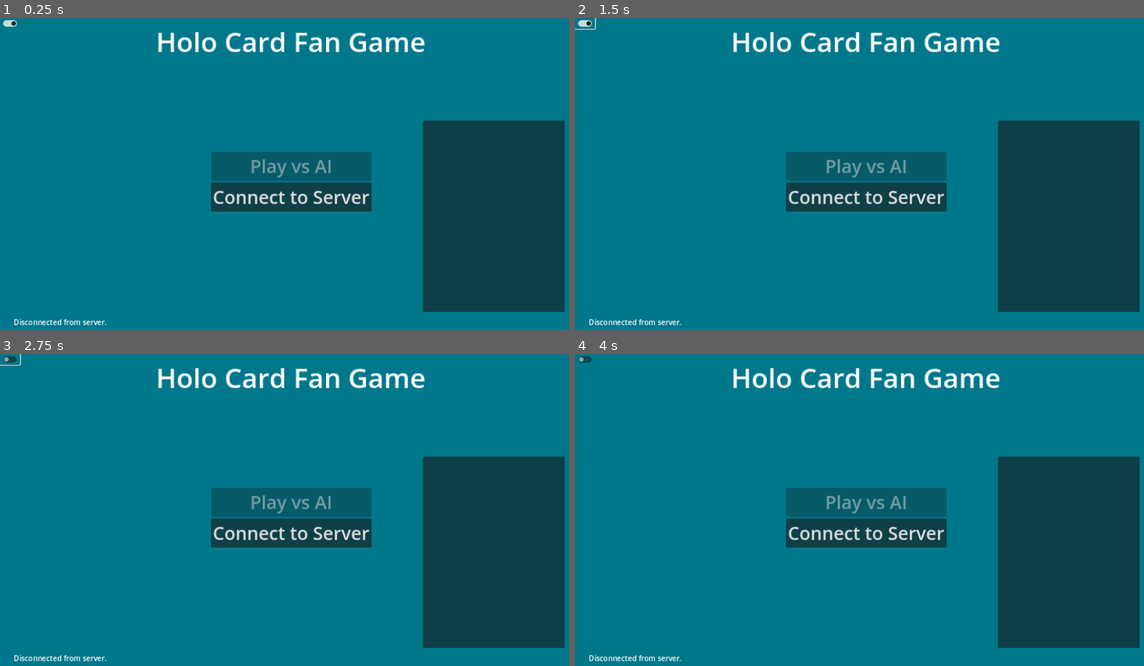
Above: before the commit, frames 1-4 (two rows, left to right).
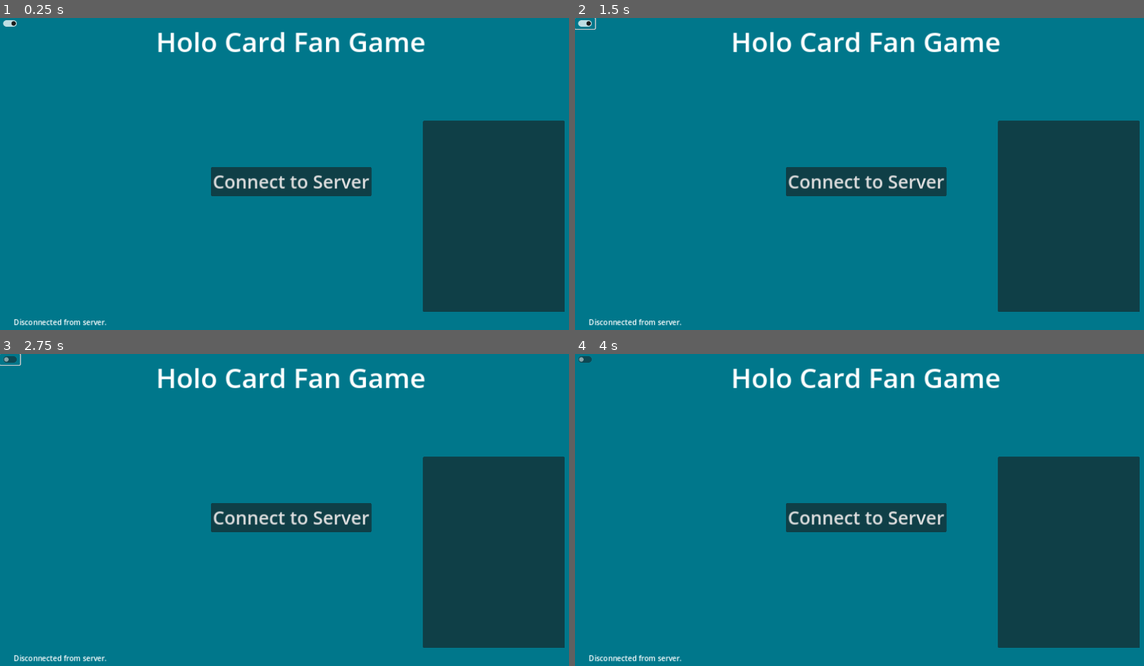
Above: after the commit, the same moments.

Repository: daniel-k-taylor/holocardclient
Game: Godot game, scene res://scenes/main.tscn
Two runs of this game, one before a commit and one after it. Both use one fixed random seed, a clock stepped at 60 frames per second and the inputs below.
Inputs (mouse positions are in pixels of both pictures, inside the frame that each line leads up to):
- Up to frame 1 (0.25 s): no input
- Up to frame 2 (1.5 s): click (586, 24) at 0.5 s; click (586, 24) at 1.25 s
- Up to frame 3 (2.75 s): click (11, 360) at 2 s
- Up to frame 4 (4 s): click "Connect to Server" at 2.75 s; tap Enter at 3.5 s

The runs differ from the first frame. In frame 1, 4.6% of the frame differs, in the area x 37-66%, y 42-63%; in frame 2, 4.6%; in frame 3, 4.6%; in frame 4, 4.6%.

Commit message:
Cleanup and updates for AI

Diff:
--- a/globals/network_manager.gd
+++ b/globals/network_manager.gd
@@ -132,12 +132,12 @@
 
 ### Commands ###
 
-func join_match_queue(queue_name, oshi_id, deck, cheer_deck):
+func join_match_queue(queue, oshi_id, deck, cheer_deck):
 	var message = {
 		"message_type": ClientMessage_JoinMatchmakingQueue,
 		"custom_game": false,
-		"queue_name": queue_name,
-		"game_type": "versus",
+		"queue_name": queue["queue_name"],
+		"game_type": queue["game_type"],
 		"oshi_id": oshi_id,
 		"deck": deck,
 		"cheer_deck": cheer_deck,
--- a/scenes/game/action_menu.gd
+++ b/scenes/game/action_menu.gd
@@ -1,6 +1,6 @@
+class_name ActionMenu
 extends PanelContainer
 
-const MultiChoiceButton = preload("res://scenes/game/multichoicebutton.gd")
 const MultiChoiceButtonScene = preload("res://scenes/game/multichoicebutton.tscn")
 
 @onready var instruction_label : RichTextLabel = $OuterMargin/MainVBox/PanelContainer/InstructionsHBox/InstructionsLabel
--- a/scenes/game/card_base.gd
+++ b/scenes/game/card_base.gd
@@ -1,14 +1,23 @@
+class_name CardBase
 extends Node2D
 
 
 var _card_id
 var _definition_id
-var _selected_graphic_link
+var _selected_graphic_link : CardEntry
 
-func create_card(definition_id, card_id):
+var _cheer : Dictionary = {}
+var damage = 0
+var _card_type
+
+func create_card(definition_id, card_id, card_type):
 	_definition_id = definition_id
 	_card_id = card_id
 	_selected_graphic_link = null
+	_card_type = card_type
+
+func is_holomem_card():
+	return _card_type in ["holomem_debut", "holomem_bloom", "holomem_spot"]
 
 func set_selected(is_selected : bool) -> void:
 	assert(_selected_graphic_link, "This hack expects this to always be set if a card is on the board.")
@@ -19,3 +28,42 @@
 	assert(_selected_graphic_link, "This hack expects this to always be set if a card is on the board.")
 	if _selected_graphic_link:
 		_selected_graphic_link.set_selectable(is_selectable)
+
+func attach_cheer(card_id, colors : Array):
+	_cheer[card_id] = colors
+	_selected_graphic_link.update_stats()
+
+func remove_cheer(card_id):
+	_cheer.erase(card_id)
+	_selected_graphic_link.update_stats()
+
+func add_damage(amount):
+	damage += amount
+	_selected_graphic_link.update_stats()
+
+func remove_damage(amount):
+	damage -= amount
+	_selected_graphic_link.update_stats()
+
+
+func get_cheer_counts():
+	var blue = 0
+	var green = 0
+	var red = 0
+	var white = 0
+	for cheer_id in self._cheer:
+		var colors = _cheer[cheer_id]
+		if "blue" in colors:
+			white += 1
+		if "green" in colors:
+			white += 1
+		if "red" in colors:
+			white += 1
+		if "white" in colors:
+			white += 1
+	return {
+		"blue": blue,
+		"green": green,
+		"red": red,
+		"white": white,
+	}
--- a/scenes/game/card_entry.gd
+++ b/scenes/game/card_entry.gd
@@ -1,8 +1,7 @@
+class_name CardEntry
 extends PanelContainer
 
 signal on_card_pressed(card_id, card_graphic)
-
-const CardBase = preload("res://scenes/game/card_base.gd")
 
 @onready var contents_label = $EntryContents/EntryLabel
 @onready var selection_highlight = $SelectionHighlight
@@ -17,11 +16,20 @@
 	_card = card
 	_card_id = _card._card_id
 	_card._selected_graphic_link = self
-	contents_label.text = get_card_definition_id()
 	selection_button.visible = false
+	self.update_stats()
 
 func clear_data():
 	_card._selected_graphic_link = null
+
+func update_stats():
+	var cheer = _card.get_cheer_counts()
+	var label_text = get_card_definition_id()
+	if _card.is_holomem_card():
+		label_text += "\nDamage %s" % [_card.damage]
+		for cheer_name in cheer:
+			label_text += "\n%s %s" % [cheer_name, cheer[cheer_name]]
+		contents_label.text = label_text
 
 func get_card_id():
 	return _card._card_id
--- a/scenes/game/card_zone.gd
+++ b/scenes/game/card_zone.gd
@@ -1,10 +1,10 @@
+class_name CardZone
 extends PanelContainer
 
 signal on_card_pressed(card_id, card_graphic)
 
 @export var ZoneName = "Unset"
 
-const CardEntry = preload("res://scenes/game/card_entry.gd")
 const CardEntryScene = preload("res://scenes/game/card_entry.tscn")
 
 @onready var zone_contents = $Margin/Layout/ZoneContents
--- a/scenes/game/game.gd
+++ b/scenes/game/game.gd
@@ -1,16 +1,11 @@
+class_name Game
 extends Node2D
 
 signal returning_from_game
 
-const CardZone = preload("res://scenes/game/card_zone.gd")
-const ActionMenu = preload("res://scenes/game/action_menu.gd")
-
-const CardBase = preload("res://scenes/game/card_base.gd")
 const CardBaseScene = preload("res://scenes/game/card_base.tscn")
 
-const StatsGroup = preload("res://scenes/game/stats_group.gd")
-
-@onready var message_box = $MessageHistory
+@onready var message_box : RichTextLabel = $MessageHistory
 @onready var action_menu : ActionMenu = $ActionMenu
 @onready var all_cards : Node2D = $AllCards
 
@@ -302,11 +297,17 @@
 func _append_to_messages(message):
 	message_box.text += "\n" + message
 
+
 func _get_card_definition_id(card_id):
 	for key in all_cards_map:
 		if key == card_id:
 			return all_cards_map[key]
 	return null
+
+func _get_card_colors(card_id):
+	var definition_id = _get_card_definition_id(card_id)
+	var card = CardDatabase.get_card(definition_id)
+	return card["colors"]
 
 func _update_player_stats(player, stats_group):
 	var stats_info = {
@@ -335,17 +336,22 @@
 func create_card(card_id : String, definition_id_for_oshi : String = "") -> CardBase:
 	assert(card_id != "HIDDEN")
 	var definition_id = definition_id_for_oshi
-	if not definition_id:
+	var card_type = "oshi"
+	if definition_id_for_oshi:
+		definition_id = "oshi"
+	else:
 		definition_id = _get_card_definition_id(card_id)
+		var definition = CardDatabase.get_card(definition_id)
+		card_type = definition["card_type"]
 	var new_card : CardBase = CardBaseScene.instantiate()
-	new_card.create_card(definition_id, card_id)
+	new_card.create_card(definition_id, card_id, card_type)
 	all_cards.add_child(new_card)
 	return new_card
 
 func destroy_card(card : CardBase) -> void:
 	all_cards.remove_child(card)
 
-func find_card_on_board(card_id : String):
+func find_card_on_board(card_id : String) -> CardBase:
 	for card in all_cards.get_children():
 		if card._card_id == card_id:
 			return card
@@ -452,7 +458,7 @@
 			# Pressed ok and a mem is selected.
 			# Next select backstagers.
 			initial_placement_state["center"] = selected_cards[0]._card_id
-			do_move_cards(me, "hand", "center", [selected_cards[0]._card_id])
+			do_move_cards(me, "hand", "center", "", [selected_cards[0]._card_id])
 			var backstage_options = me.get_card_ids_in_hand(["holomem_debut", "holomem_spot"])
 			backstage_options.erase(initial_placement_state["center"])
 			_begin_card_selection(backstage_options, 0, 5)
@@ -466,7 +472,7 @@
 				for card in selected_cards:
 					initial_placement_state["backstage"].append(card._card_id)
 				submit_initial_placement(initial_placement_state)
-				do_move_cards(me, "hand", "backstage", initial_placement_state["backstage"])
+				do_move_cards(me, "hand", "backstage", "", initial_placement_state["backstage"])
 				_change_ui_phase(UIPhase.UIPhase_WaitingOnServer)
 			)
 		)
@@ -496,15 +502,23 @@
 	for info in placement_info:
 		var active_player = get_player(info["player_id"])
 		var oshi_id = info["oshi_id"]
-		#center_card_id
-		#backstage_card_ids
-		#hand_count
+		var center_card_id = info["center_card_id"]
+		var backstage_card_ids = info["backstage_card_ids"]
+		var hand_count = info["hand_count"]
 		var cheer_deck_count = info["cheer_deck_count"]
 		var life_count = info["life_count"]
 
+		if not active_player.is_me():
+			# Local player is done on initial placement
+			do_move_cards(active_player, "hand", "center", "", [center_card_id])
+			do_move_cards(active_player, "hand", "backstage", "", backstage_card_ids)
+			# TODO: Fix later, but hand count was updated in placement
+			active_player.hand_count += (1 + len(backstage_card_ids))
 		active_player.set_oshi(oshi_id)
 		active_player.set_starting_cheer(cheer_deck_count)
 		active_player.set_starting_life(life_count)
+		print("Mine: %s  Info: %s" % [active_player.hand_count, hand_count])
+		assert(active_player.hand_count == hand_count)
 
 
 func _on_move_card_event(event_data):
@@ -512,13 +526,13 @@
 	var from_zone = event_data["from_zone"]
 	var to_zone = event_data["to_zone"]
 	var zone_card_id = ""
-	if zone_card_id in event_data:
+	if "zone_card_id" in event_data:
 		zone_card_id = event_data["zone_card_id"]
 	var card_id = event_data["card_id"]
 
-	do_move_cards(active_player, from_zone, to_zone, [card_id])
-
-func do_move_cards(player, from, to, card_ids):
+	do_move_cards(active_player, from_zone, to_zone, zone_card_id, [card_id])
+
+func do_move_cards(player, from, to, zone_card_id, card_ids):
 	var visible_to_zone = player.is_zone_visible(to)
 	for card_id in card_ids:
 		match from:
@@ -554,15 +568,20 @@
 				player.add_backstage(card)
 			"center":
 				player.add_center(card)
+			"cheer_deck":
+				player.add_card_to_cheer_deck(card)
 			"collab":
 				# TODO:
 				assert(false)
+			"deck":
+				player.add_card_to_deck(card)
+			"holomem":
+				var holomem_card = find_card_on_board(zone_card_id)
+				var cheer_colors = _get_card_colors(card_id)
+				holomem_card.attach_cheer(card_id, cheer_colors)
+				destroy_card(card)
 			"hand":
 				player.add_card_to_hand(card)
-			"deck":
-				player.add_card_to_deck(card)
-			"cheer_deck":
-				player.add_card_to_cheer_deck(card)
 			_:
 				Logger.log_game("Unimplemented MoveCard from zone")
 				assert(false)
--- a/scenes/game/game.tscn
+++ b/scenes/game/game.tscn
@@ -7,8 +7,6 @@
 [ext_resource type="Texture2D" uid="uid://bsyfgok3mshy8" path="res://assets/icons/donut.png" id="12_j6jby"]
 
 [sub_resource type="StyleBoxEmpty" id="StyleBoxEmpty_lv8ov"]
-
-[sub_resource type="StyleBoxEmpty" id="StyleBoxEmpty_d442n"]
 
 [node name="Game" type="Node2D"]
 script = ExtResource("1_mkj14")
@@ -25,17 +23,15 @@
 offset_bottom = 205.0
 text = "Exit Game"
 
-[node name="MessageHistory" type="TextEdit" parent="."]
+[node name="MessageHistory" type="RichTextLabel" parent="."]
 offset_left = 17.0
 offset_top = 217.0
 offset_right = 227.0
 offset_bottom = 483.0
 theme_override_styles/normal = SubResource("StyleBoxEmpty_lv8ov")
-theme_override_styles/read_only = SubResource("StyleBoxEmpty_d442n")
-editable = false
-context_menu_enabled = false
+bbcode_enabled = true
+scroll_following = true
 shortcut_keys_enabled = false
-wrap_mode = 1
 
 [node name="OpponentStatsGroup" parent="." instance=ExtResource("2_yswsg")]
 offset_left = 1030.0
--- a/scenes/game/multichoicebutton.gd
+++ b/scenes/game/multichoicebutton.gd
@@ -1,3 +1,4 @@
+class_name MultiChoiceButton
 extends MarginContainer
 
 signal button_pressed(value)
--- a/scenes/game/stats_group.gd
+++ b/scenes/game/stats_group.gd
@@ -1,3 +1,4 @@
+class_name StatsGroup
 extends GridContainer
 
 @onready var hand = $HandIndicator/HandCount
--- a/scenes/menu/main_menu.gd
+++ b/scenes/menu/main_menu.gd
@@ -1,6 +1,36 @@
 extends Control
 
+var oshi_id = "hSD01-001"
+var deck = {
+	"hSD01-003": 4,
+	"hSD01-004": 3,
+	"hSD01-005": 3,
+	"hSD01-006": 2,
+	"hSD01-007": 2,
+	"hSD01-008": 4,
+	"hSD01-009": 3,
+	"hSD01-010": 3,
+	"hSD01-011": 2,
+	"hSD01-012": 2,
+	"hSD01-013": 2,
+	"hSD01-014": 2,
+	"hSD01-015": 2,
+	"hSD01-016": 3,
+	"hSD01-017": 3,
+	"hSD01-018": 3,
+	"hSD01-019": 3,
+	"hSD01-020": 2,
+	"hSD01-021": 2,
+}
+
+var cheer_deck = {
+	"hY01-001": 10,
+	"hY02-001": 10
+}
+
+
 # Buttons
+@onready var play_ai_button = $MainButtons/PlayAIButton
 @onready var server_connect_button = $MainButtons/ServerConnectButton
 @onready var join_queue_button = $MainButtons/JoinQueueButton
 @onready var join_match_button = $MainButtons/JoinMatchButton
@@ -38,24 +68,28 @@
 func _update_buttons() -> void:
 	match menu_state:
 		MenuState.MenuState_ConnectingToServer:
+			_update_element(play_ai_button, false, true)
 			_update_element(server_connect_button, false, false)
 			_update_element(join_queue_button, false, true)
 			_update_element(join_match_button, false, false)
 			_update_element(leave_queue_button, false, false)
 			server_status.text = "Connecting to server..."
 		MenuState.MenuState_Connected_Default:
+			_update_element(play_ai_button, true, true)
 			_update_element(server_connect_button, false, false)
 			_update_element(join_queue_button, true, true)
 			_update_element(join_match_button, false, false)
 			_update_element(leave_queue_button, false, false)
 			server_status.text = "Connected"
 		MenuState.MenuState_Disconnected:
+			_update_element(play_ai_button, false, false)
 			_update_element(server_connect_button, true, true)
 			_update_element(join_queue_button, false, false)
 			_update_element(join_match_button, false, false)
 			_update_element(leave_queue_button, false, false)
 			server_status.text = "Disconnected from server"
 		MenuState.MenuState_Queued:
+			_update_element(play_ai_button, false, false)
 			_update_element(server_connect_button, false, false)
 			_update_element(join_queue_button, false, false)
 			_update_element(join_match_button, false, false)
@@ -90,45 +124,27 @@
 	for queue in queue_info:
 		var queue_str = "%s - %s" % [queue["queue_name"], queue["players_count"]]
 		server_info_list.add_item(queue_str, null, false)
-		match_queues.append(queue["queue_name"])
+		match_queues.append(queue)
 
 func _on_server_connect_button_pressed() -> void:
 	menu_state = MenuState.MenuState_ConnectingToServer
 	_update_buttons()
 	NetworkManager.connect_to_server()
 
+func get_matchmaking_queue():
+	for queue in match_queues:
+		if queue["queue_name"] == "main_matchmaking_normal":
+			return queue
+
+func get_ai_queue():
+	for queue in match_queues:
+		if queue["queue_name"] == "main_matchmaking_ai":
+			return queue
+
 func _on_join_queue_button_pressed() -> void:
 	menu_state = MenuState.MenuState_Queued
 	_update_buttons()
-	var oshi_id = "hSD01-001"
-	var deck = {
-		"hSD01-003": 4,
-		"hSD01-004": 3,
-		"hSD01-005": 3,
-		"hSD01-006": 2,
-		"hSD01-007": 2,
-		"hSD01-008": 4,
-		"hSD01-009": 3,
-		"hSD01-010": 3,
-		"hSD01-011": 2,
-		"hSD01-012": 2,
-		"hSD01-013": 2,
-		"hSD01-014": 2,
-		"hSD01-015": 2,
-		"hSD01-016": 3,
-		"hSD01-017": 3,
-		"hSD01-018": 3,
-		"hSD01-019": 3,
-		"hSD01-020": 2,
-		"hSD01-021": 2,
-	}
-
-	var cheer_deck = {
-		"hY01-001": 10,
-		"hY02-001": 10
-	}
-
-	NetworkManager.join_match_queue(match_queues[0], oshi_id, deck, cheer_deck)
+	NetworkManager.join_match_queue(self.get_matchmaking_queue(), oshi_id, deck, cheer_deck)
 
 func _on_join_failed() -> void:
 	menu_state = MenuState.MenuState_Connected_Default
@@ -141,3 +157,8 @@
 
 func _on_debug_spew_button_toggled(toggled_on: bool) -> void:
 	GlobalSettings.toggle_logging(toggled_on)
+
+func _on_play_ai_button_pressed() -> void:
+	menu_state = MenuState.MenuState_Queued
+	_update_buttons()
+	NetworkManager.join_match_queue(self.get_ai_queue(), oshi_id, deck, cheer_deck)
--- a/scenes/menu/main_menu.tscn
+++ b/scenes/menu/main_menu.tscn
@@ -106,6 +106,7 @@
 offset_bottom = 24.0
 button_pressed = true
 
+[connection signal="pressed" from="MainButtons/PlayAIButton" to="." method="_on_play_ai_button_pressed"]
 [connection signal="pressed" from="MainButtons/ServerConnectButton" to="." method="_on_server_connect_button_pressed"]
 [connection signal="pressed" from="MainButtons/JoinQueueButton" to="." method="_on_join_queue_button_pressed"]
 [connection signal="pressed" from="MainButtons/LeaveQueueButton" to="." method="_on_leave_queue_button_pressed"]
Not shown: 1 places in scenes/game/game.tscn that only renumber resources
